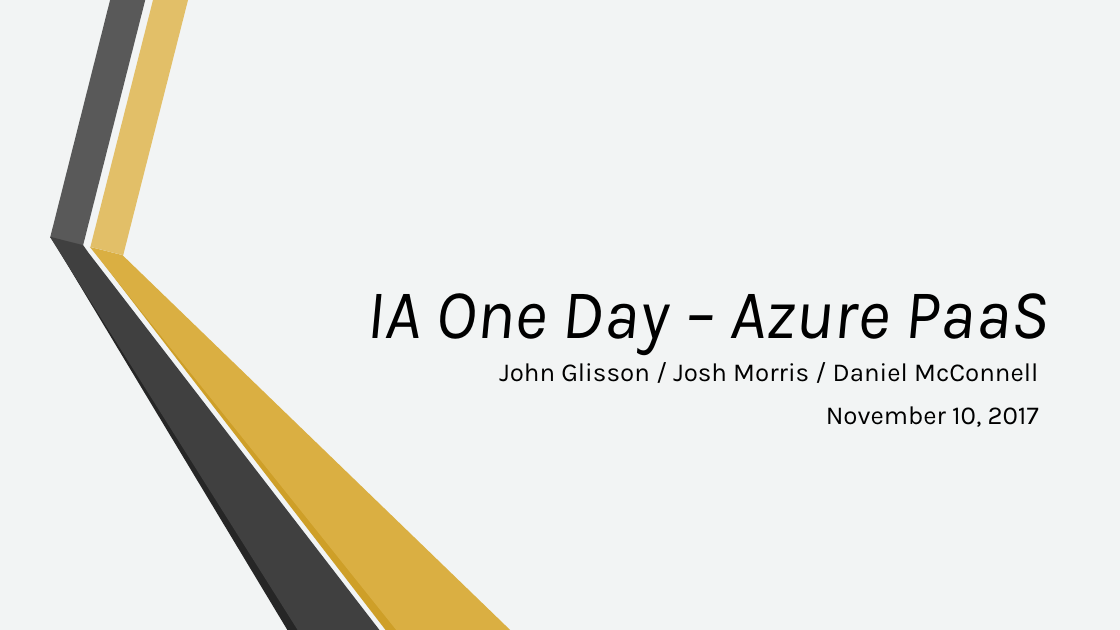
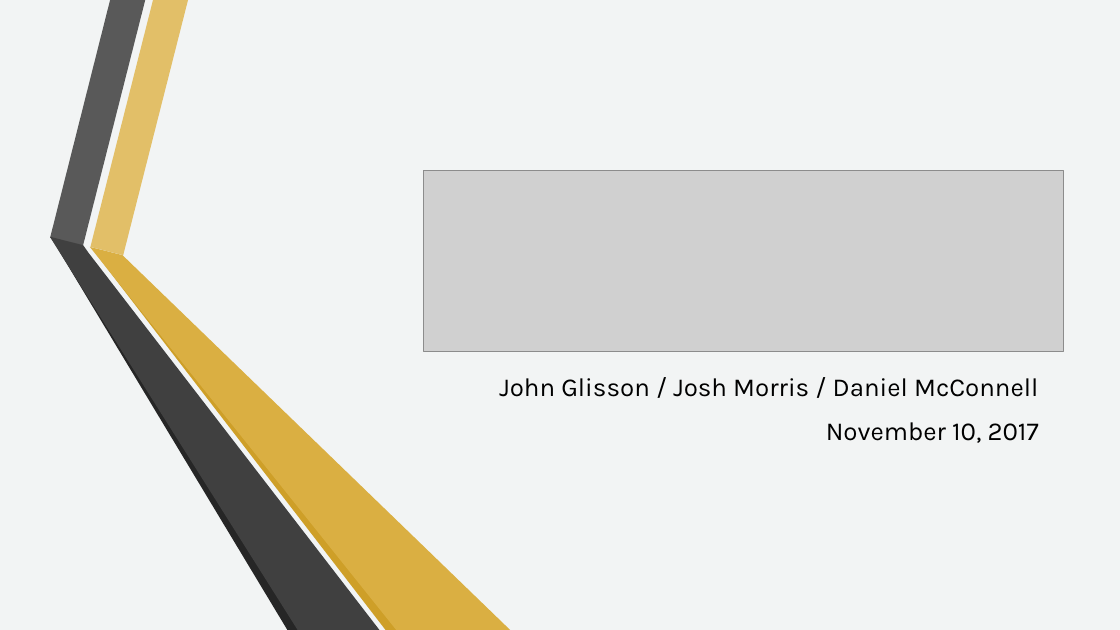
Before and after one commit to jglisson/IAOneDay, a slide deck: slide 1 of Docs/IA_OneDay_Azure.pptx. Drawn at 1120x630 pixels with LibreOffice and Linux fonts; fonts in the diff are those of the drawing; grey boxes stand for pictures; background and template pictures are left out. Boxes give left, top, right and bottom in pixels: in the first picture for what was removed or moved away, otherwise in the second. Text is boxed around its words. In the diff, an @@ line names an element or a change of style, - is before the commit and + after.

```diff
--- a/Docs/IA_OneDay_Azure.pptx
+++ b/Docs/IA_OneDay_Azure.pptx
@@ picture added at (423,171,1064,352) @@
@@ title removed at (367,293,1049,354) @@
-IA One Day – Azure PaaS
@@ subtitle "John Glisson / Josh Morris ...": place and size @@
-subtitle "John Glisson / Josh Morris ..." at (499,363,1039,427)
+subtitle "John Glisson / Josh Morris ..." at (499,378,1039,443)
```
Also in this commit, not shown: 7 other files.
